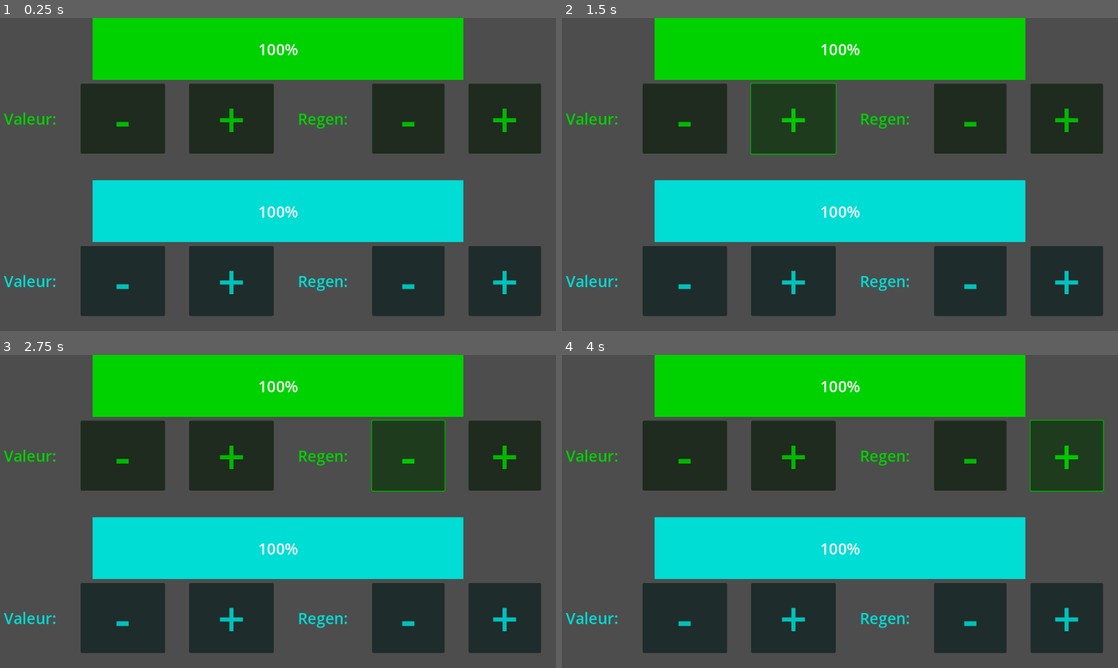
Above: before the commit, frames 1-4 (two rows, left to right).
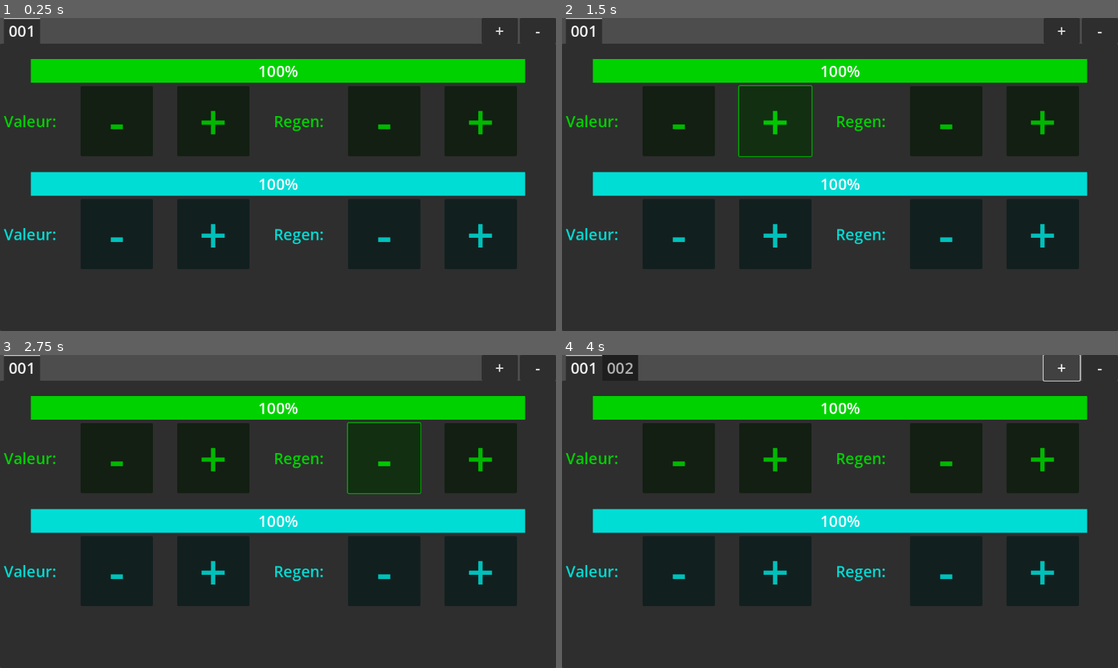
Above: after the commit, the same moments.

Repository: elliott005/ProjectHelpJul
Game: Godot game, scene res://src/main_scene.tscn
The game is run twice, just before and just after one commit, with the same random seed, the same clock (stepped at 60 frames per second) and the same inputs.
Inputs:
- Up to frame 1 (0.25 s): no input
- Up to frame 2 (1.5 s): click "-" at 0.5 s; click "+" at 1.25 s
- Up to frame 3 (2.75 s): click "-" at 2 s
- Up to frame 4 (4 s): click "+" at 2.75 s; click "+" at 3.5 s

The runs differ from the first frame. In frame 1, 67% of the frame differs, in the area x 0-100%, y 0-100%; in frame 2, 67%; in frame 3, 67%; in frame 4, 69%.

Commit message:
added tabs

Diff:
--- a/src/bar.gd
+++ b/src/bar.gd
@@ -1,6 +1,7 @@
-extends ProgressBar
+extends ReferenceRect
 
 @onready var h_box_container = $HBoxContainer
+@onready var bar = $Bar
 
 @export var color: Color
 @export var refill_rate = 1
@@ -12,19 +13,19 @@
 func _ready():
 	var style_box = StyleBoxFlat.new()
 	style_box.bg_color = color
-	add_theme_stylebox_override("fill", style_box)
+	bar.add_theme_stylebox_override("fill", style_box)
 	h_box_container.modulate = color
 
 func _process(delta):
-	value = min(value + refill_rate * delta, max_value)
+	bar.value = min(bar.value + refill_rate * delta, bar.max_value)
 
 
 func _on_button_minus_pressed():
-	value = max(value - decrease_amount, min_value)
+	bar.value = max(bar.value - decrease_amount, bar.min_value)
 
 
 func _on_button_plus_pressed():
-	value = min(value + increase_amount, max_value)
+	bar.value = min(bar.value + increase_amount, bar.max_value)
 
 
 func _on_button_minus_delta_pressed():
--- a/src/bar.tscn
+++ b/src/bar.tscn
@@ -2,21 +2,30 @@
 
 [ext_resource type="Script" uid="uid://ypfx1kjp6vh3" path="res://src/bar.gd" id="1_4rfy8"]
 
-[node name="Bar" type="ProgressBar"]
-offset_left = 192.0
-offset_right = 960.0
-offset_bottom = 128.0
+[node name="Bar" type="ReferenceRect"]
+custom_minimum_size = Vector2(1152, 230)
+anchors_preset = 15
+anchor_right = 1.0
+anchor_bottom = 1.0
+grow_horizontal = 2
+grow_vertical = 2
+mouse_filter = 2
+script = ExtResource("1_4rfy8")
+
+[node name="Bar" type="ProgressBar" parent="."]
+offset_left = 64.0
+offset_top = 32.0
+offset_right = 1088.0
+offset_bottom = 81.0
 theme_override_colors/font_color = Color(1, 1, 1, 1)
 theme_override_font_sizes/font_size = 32
 value = 100.0
-script = ExtResource("1_4rfy8")
 
 [node name="HBoxContainer" type="HBoxContainer" parent="."]
-layout_mode = 2
-offset_left = -184.0
-offset_top = 136.0
-offset_right = 952.0
-offset_bottom = 281.0
+offset_left = 8.0
+offset_top = 88.0
+offset_right = 1144.0
+offset_bottom = 233.0
 theme_override_constants/separation = 50
 
 [node name="Label2" type="Label" parent="HBoxContainer"]
@@ -25,13 +34,13 @@
 text = "Valeur:"
 
 [node name="ButtonMinus" type="Button" parent="HBoxContainer"]
-custom_minimum_size = Vector2(175, 0)
+custom_minimum_size = Vector2(150, 0)
 layout_mode = 2
 theme_override_font_sizes/font_size = 100
 text = "-"
 
 [node name="ButtonPlus" type="Button" parent="HBoxContainer"]
-custom_minimum_size = Vector2(175, 0)
+custom_minimum_size = Vector2(150, 0)
 layout_mode = 2
 theme_override_font_sizes/font_size = 100
 text = "+"
--- /dev/null
+++ b/src/main_scene.gd
@@ -0,0 +1,25 @@
+extends Node2D
+
+@onready var tab_container = $CanvasLayer/TabContainer
+
+var tab_scene = preload("res://src/tab.tscn")
+
+
+func _on_add_tab_button_pressed():
+	var new_node = tab_scene.instantiate()
+	var zeros = "00"
+	var i = 10
+	var num = 0
+	if tab_container.get_child_count() > 0:
+		num = int(tab_container.get_child(tab_container.get_child_count() - 1).name)
+	while i <= num + 1:
+		zeros = zeros.left(-1)
+		if zeros.length() == 0:
+			break
+		i *= 10
+	new_node.name = zeros + str(num + 1)
+	tab_container.add_child(new_node)
+
+
+func _on_remove_tab_button_pressed():
+	tab_container.remove_child(tab_container.get_child(tab_container.current_tab))
--- a/src/main_scene.tscn
+++ b/src/main_scene.tscn
@@ -1,15 +1,42 @@
-[gd_scene load_steps=2 format=3 uid="uid://bn8asl0lamscb"]
+[gd_scene load_steps=3 format=3 uid="uid://bn8asl0lamscb"]
 
-[ext_resource type="PackedScene" uid="uid://b2uc6457iul7a" path="res://src/bar.tscn" id="1_yn12h"]
+[ext_resource type="Script" uid="uid://bt7h6gvbi760" path="res://src/main_scene.gd" id="1_ualv7"]
+[ext_resource type="PackedScene" uid="uid://wlvrgje4tt1v" path="res://src/tab.tscn" id="1_yn12h"]
 
 [node name="MainScene" type="Node2D"]
+script = ExtResource("1_ualv7")
 
 [node name="CanvasLayer" type="CanvasLayer" parent="."]
 
-[node name="Bar" parent="CanvasLayer" instance=ExtResource("1_yn12h")]
-color = Color(0, 0.823529, 0, 1)
+[node name="TabContainer" type="TabContainer" parent="CanvasLayer"]
+anchors_preset = 15
+anchor_right = 1.0
+anchor_bottom = 1.0
+grow_horizontal = 2
+grow_vertical = 2
+theme_override_font_sizes/font_size = 32
+current_tab = 0
 
-[node name="Bar2" parent="CanvasLayer" instance=ExtResource("1_yn12h")]
-offset_top = 336.0
-offset_bottom = 464.0
-color = Color(0, 0.866667, 0.835294, 1)
+[node name="001" parent="CanvasLayer/TabContainer" instance=ExtResource("1_yn12h")]
+layout_mode = 2
+
+[node name="HBoxContainer" type="HBoxContainer" parent="CanvasLayer"]
+anchors_preset = 1
+anchor_left = 1.0
+anchor_right = 1.0
+grow_horizontal = 0
+
+[node name="AddTabButton" type="Button" parent="CanvasLayer/HBoxContainer"]
+custom_minimum_size = Vector2(75, 0)
+layout_mode = 2
+theme_override_font_sizes/font_size = 32
+text = "+"
+
+[node name="RemoveTabButton" type="Button" parent="CanvasLayer/HBoxContainer"]
+custom_minimum_size = Vector2(75, 0)
+layout_mode = 2
+theme_override_font_sizes/font_size = 32
+text = "-"
+
+[connection signal="pressed" from="CanvasLayer/HBoxContainer/AddTabButton" to="." method="_on_add_tab_button_pressed"]
+[connection signal="pressed" from="CanvasLayer/HBoxContainer/RemoveTabButton" to="." method="_on_remove_tab_button_pressed"]
--- /dev/null
+++ b/src/tab.tscn
@@ -0,0 +1,14 @@
+[gd_scene load_steps=2 format=3 uid="uid://wlvrgje4tt1v"]
+
+[ext_resource type="PackedScene" uid="uid://b2uc6457iul7a" path="res://src/bar.tscn" id="1_cp0uw"]
+
+[node name="VBoxContainer" type="VBoxContainer"]
+metadata/_tab_index = 0
+
+[node name="Bar" parent="." instance=ExtResource("1_cp0uw")]
+layout_mode = 2
+color = Color(0, 0.823529, 0, 1)
+
+[node name="Bar2" parent="." instance=ExtResource("1_cp0uw")]
+layout_mode = 2
+color = Color(0, 0.866667, 0.835294, 1)
Not shown, added: src/main_scene.gd.uid
Not shown, changed: web/index.html
Not shown, changed: web/index.pck
